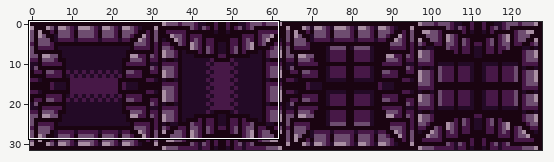
Sprite sheet -- res/img/door.png. Above, an overview of the earlier version with the close-up marked.
Close-up. As it was:
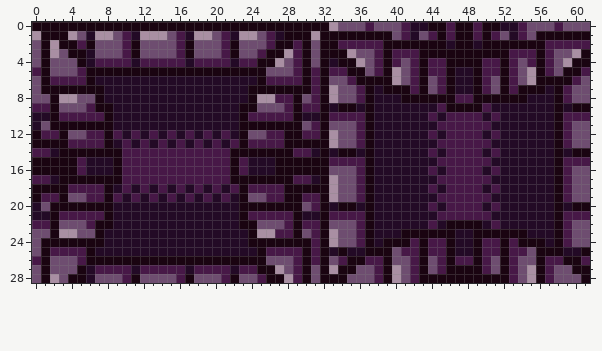
The file is 128x32 pixels. Shown: x 0..61, y 0..28.
And afterwards:
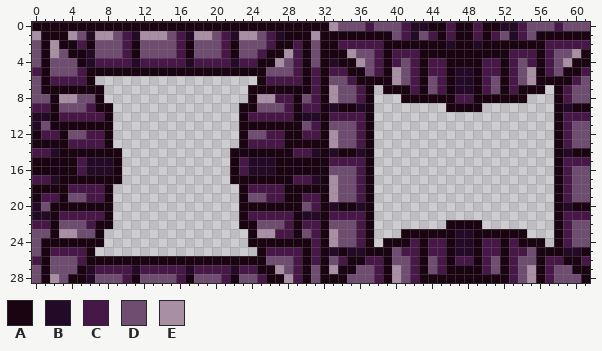
Palette (. is transparent): A #1a0411  B #230a26  C #471847  D #6e4d70  E #a98fa3
From old to new:
@@ x 0..61 @@
  5 CADDDCAAAAAAAAAAAAAAAAAAAADDDCACACCAADCAEDCACCABBACCACDEACDAAC
- 6 DACCCCABBBBBBBBBBBBBBBBBBACCCCACADDCAAAAEDCADCABBACDACDEAAAACD
- 7 DAAAAAAABBBBBBBBBBBBBBBBAAAAAAACAEDDCABAAACADCABBACDACAAABACDD
- 8 DDAEEDDABBBBBBBBBBBBBBBBAEECCADCAEDDCABBBAAAAAACCAAAAAABBBACDD
- 9 CCADDDCAABBBBBBBBBBBBBBAADDDCACCABAABABBBBBBBCAAAACBBBBBBBABAA
-10 BBACCCCCABBBBBBBBBBBBBBACCCCCABBACCCCABBBBBBCBCCCCBCBBBBBBACCC
-11 BDAAAAAAABBBBBBBBBBBBBBAAAAAAADCADDDCABBBBBBBCCCCCCBBBBBBBACDD
-12 ACCADDCCACBCBCBCBCBCBCBADDCCAACCAEDDCABBBBBBCBCCCCBCBBBBBBACDD
-13 AAAACCCCABCBCBCBCBCBCBCACCCCAAAAAEDDCABBBBBBBCCCCCCBBBBBBBACDD
-14 CCBAAAAAAACCCCCCCCCCCCAAAAAAACCBABAABABBBBBBCBCCCCBCBBBBBBABAA
-15 AAAAACBBBACCCCCCCCCCCCACBBBAAAAAACCCCABBBBBBBCCCCCCBBBBBBBACCC
-16 AAAAACBBBACCCCCCCCCCCCACBBBAAAAAADDDCABBBBBBCBCCCCBCBBBBBBACDD
-17 CCBAAAAAAACCCCCCCCCCCCAAAAAAACCBAEDDCABBBBBBBCCCCCCBBBBBBBACDD
-18 AAAACCCCABCBCBCBCBCBCBCACCCCAAAAAEDDCABBBBBBCBCCCCBCBBBBBBACDD
-19 ACCADDCCACBCBCBCBCBCBCBADDCCAACCAEDDCABBBBBBBCCCCCCBBBBBBBACDD
-20 BDAAAAAAABBBBBBBBBBBBBBAAAAAAADCABAABABBBBBBCBCCCCBCBBBBBBABAA
-21 BBACCCCCABBBBBBBBBBBBBBACCCCCABBACCCCABBBBBBBCCCCCCBBBBBBBACCC
-22 CCADDDCAABBBBBBBBBBBBBBAADDDCACCADDDCABBBBBBCBAAAABCBBBBBBACDD
-23 DDAEEDDABBBBBBBBBBBBBBBBAEECCADCAEDDCABBBAAAAAABBAAAAAABBBACDD
-24 DAAAAAAABBBBBBBBBBBBBBBBAAAAAAACAEDDCABAAACACCABBACCACAAABACDD
-25 DACCCCABBBBBBBBBBBBBBBBBBACCCCACABABBAAADCCACCABBACCACCDAAABBA
+ 6 DACCCCA..................ACCCCACADDCAAAAEDCADCABBACDACDEAAAACD
+ 7 DAAAAAAA................AAAAAAACAEDDCA.AAACADCABBACDACAAA.ACDD
+ 8 DDAEEDDA................AEECCADCAEDDCA...AAAAAACCAAAAAA...ACDD
+ 9 CCADDDCAA..............AADDDCACCABAABA........AAAA........ABAA
+10 BBACCCCCA..............ACCCCCABBACCCCA....................ACCC
+11 BDAAAAAAA..............AAAAAAADCADDDCA....................ACDD
+12 ACCADDCCA..............ADDCCAACCAEDDCA....................ACDD
+13 AAAACCCCA..............ACCCCAAAAAEDDCA....................ACDD
+14 CCBAAAAAAA............AAAAAAACCBABAABA....................ABAA
+15 AAAAACBBBA............ACBBBAAAAAACCCCA....................ACCC
+16 AAAAACBBBA............ACBBBAAAAAADDDCA....................ACDD
+17 CCBAAAAAAA............AAAAAAACCBAEDDCA....................ACDD
+18 AAAACCCCA..............ACCCCAAAAAEDDCA....................ACDD
+19 ACCADDCCA..............ADDCCAACCAEDDCA....................ACDD
+20 BDAAAAAAA..............AAAAAAADCABAABA....................ABAA
+21 BBACCCCCA..............ACCCCCABBACCCCA....................ACCC
+22 CCADDDCAA..............AADDDCACCADDDCA........AAAA........ACDD
+23 DDAEEDDA................AEECCADCAEDDCA...AAAAAABBAAAAAA...ACDD
+24 DAAAAAAA................AAAAAAACAEDDCA.AAACACCABBACCACAAA.ACDD
+25 DACCCCA..................ACCCCACABABBAAADCCACCABBACCACCDAAABBA
 26 CADDDCAAAAAAAAAAAAAAAAAAAADDDCACADCAACCADDCADCACCACDACDDACCAAC
